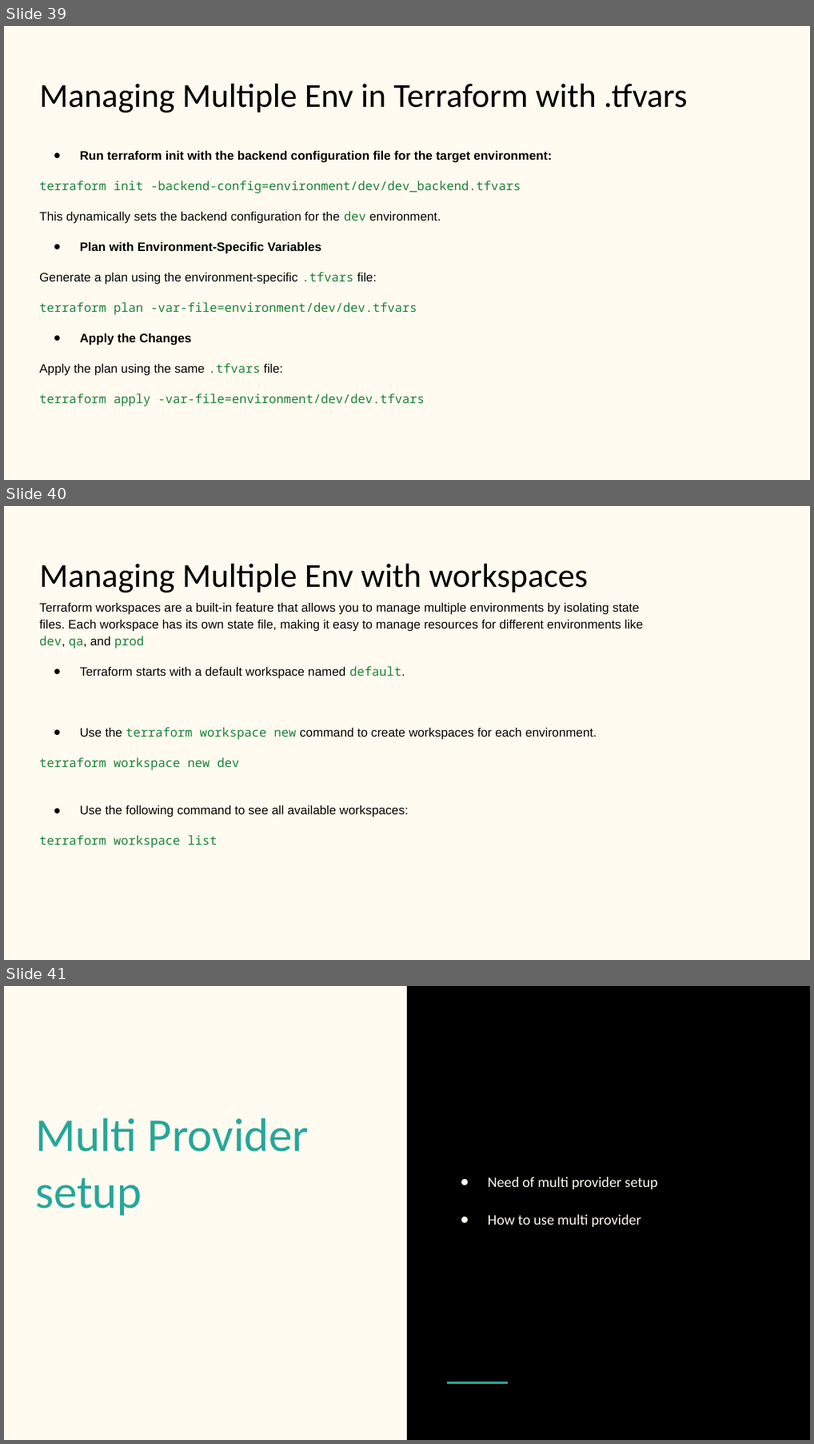
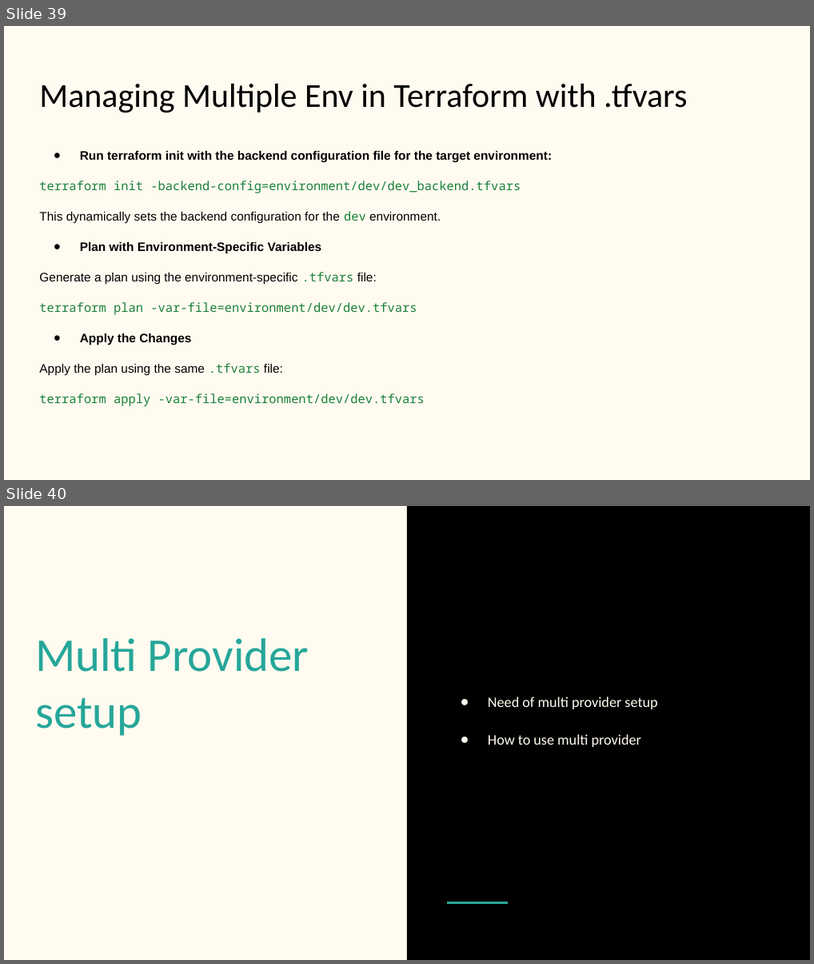
Before and after one commit to aryanm12/tf-demo, a slide deck: Terraform.pptx. Shown one above the other, each under a label of ours: slides 39, 40 and 41 before the commit, slides 39 and 40 after it. The pictures are 814x1444 and 814x964 pixels, drawn with LibreOffice and Linux fonts; fonts in the diff are those of the drawing. Boxes give left, top, right and bottom in pixels: in the first picture for what was removed or moved away, otherwise in the second. Text is boxed around its words. In the diff, an @@ line names an element or a change of style, - is before the commit and + after.

```diff
--- a/Terraform.pptx
+++ b/Terraform.pptx
@@ slide 40 removed at [4,506,810,960], background #FFFBF0 @@
@@ title removed at [39,564,589,593] @@
-Managing Multiple Env with workspaces
@@ text removed at [39,603,643,848] @@
-Terraform workspaces are a built-in feature that allows you to manage multiple environments by isolating state files. Each workspace has its own state file, making it easy to manage resources for different environments like dev, qa, and prod
-● Terraform starts with a default workspace named default.
-● Use the terraform workspace new command to create workspaces for each environment.
-terraform workspace new dev
-● Use the following command to see all available workspaces:
-terraform workspace list
@@ what was slide 41 is now slide 40 @@
```
Also in this commit, not shown: 1 slide changed, 16 other files.
